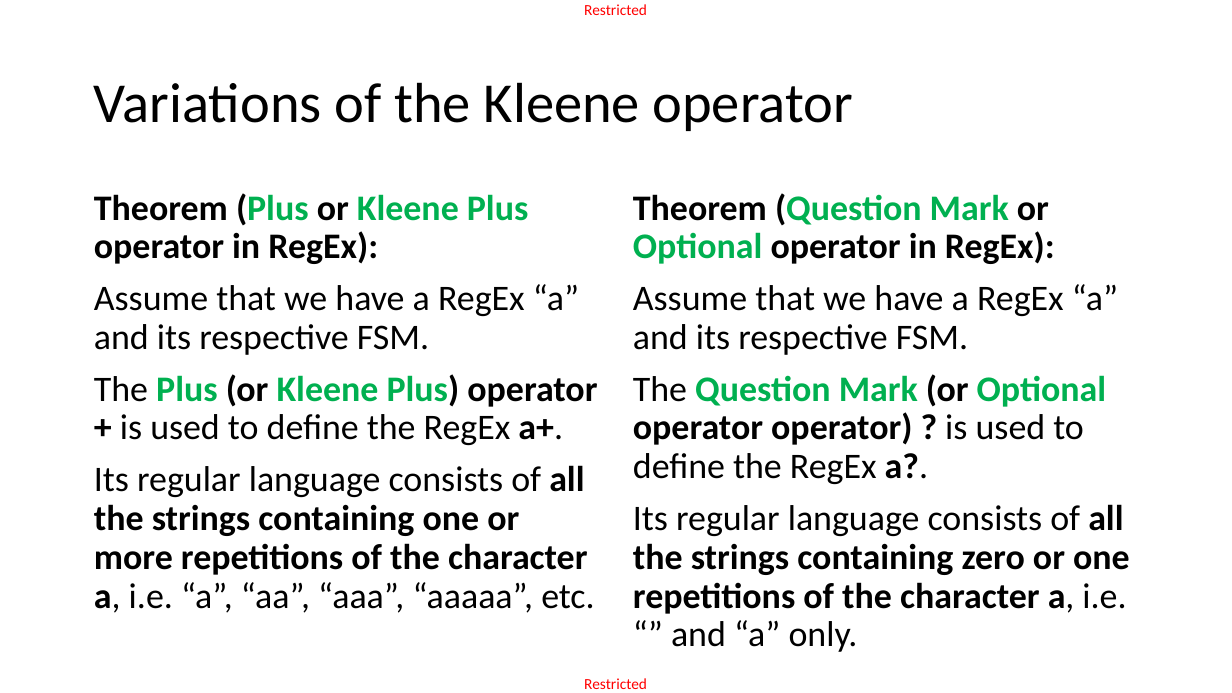
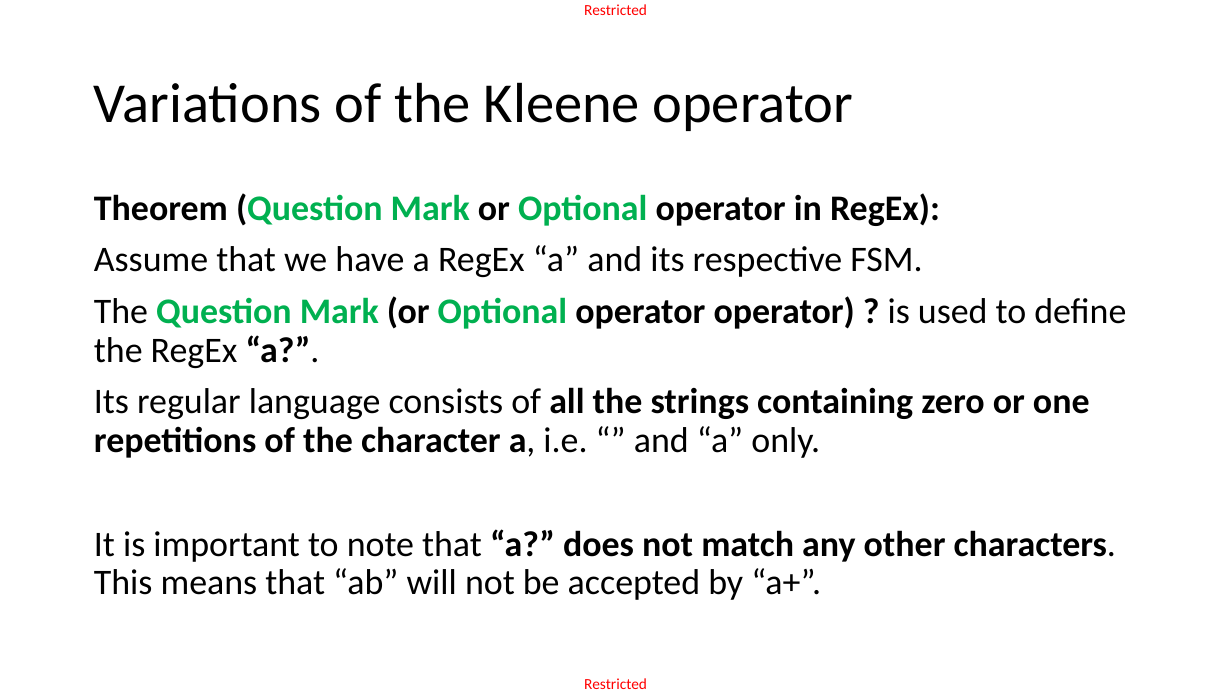
Before and after one commit to matthieudemari/SUTD_PLC_50_051, a slide deck: slide 29 of W9/W9S2/W9S2.pptx (slide 26 before the commit). Drawn at 1232x693 pixels with LibreOffice and Linux fonts; fonts in the diff are those of the drawing. Boxes give left, top, right and bottom in pixels: in the first picture for what was removed or moved away, otherwise in the second. Text is boxed around its words. In the diff, an @@ line names an element or a change of style, - is before the commit and + after.

```diff
--- a/W9/W9S2/W9S2.pptx
+++ b/W9/W9S2/W9S2.pptx
@@ text at (94, 193, 940, 226): text changed @@
-Theorem (Plus or Kleene Plus operator in RegEx):
+Theorem (Question Mark or Optional operator in RegEx):
@@ text removed at (633, 193, 1130, 652) @@
-Theorem (Question Mark or Optional operator in RegEx):
-Assume that we have a RegEx “a” and its respective FSM.
-The Question Mark (or Optional operator operator) ? is used to define the RegEx a?.
-Its regular language consists of all the strings containing zero or one repetitions of the character a, i.e. “” and “a” only.
@@ text at (94, 296, 1126, 600): text changed; bold off @@
-The Plus (or Kleene Plus) operator + is used to define the RegEx a+.
-Its regular language consists of all the strings containing one or more repetitions of the character a, i.e. “a”, “aa”, “aaa”, “aaaaa”, etc.
+The Question Mark (or Optional operator operator) ? is used to define the RegEx “a?”.
+Its regular language consists of all the strings containing zero or one repetitions of the character a, i.e. “” and “a” only.
+It is important to note that “a?” does not match any other characters. This means that “ab” will not be accepted by “a+”.
```
Also in this commit, not shown: 22 other slides changed, 27 slides added, 6 slides removed, 19 other files.
